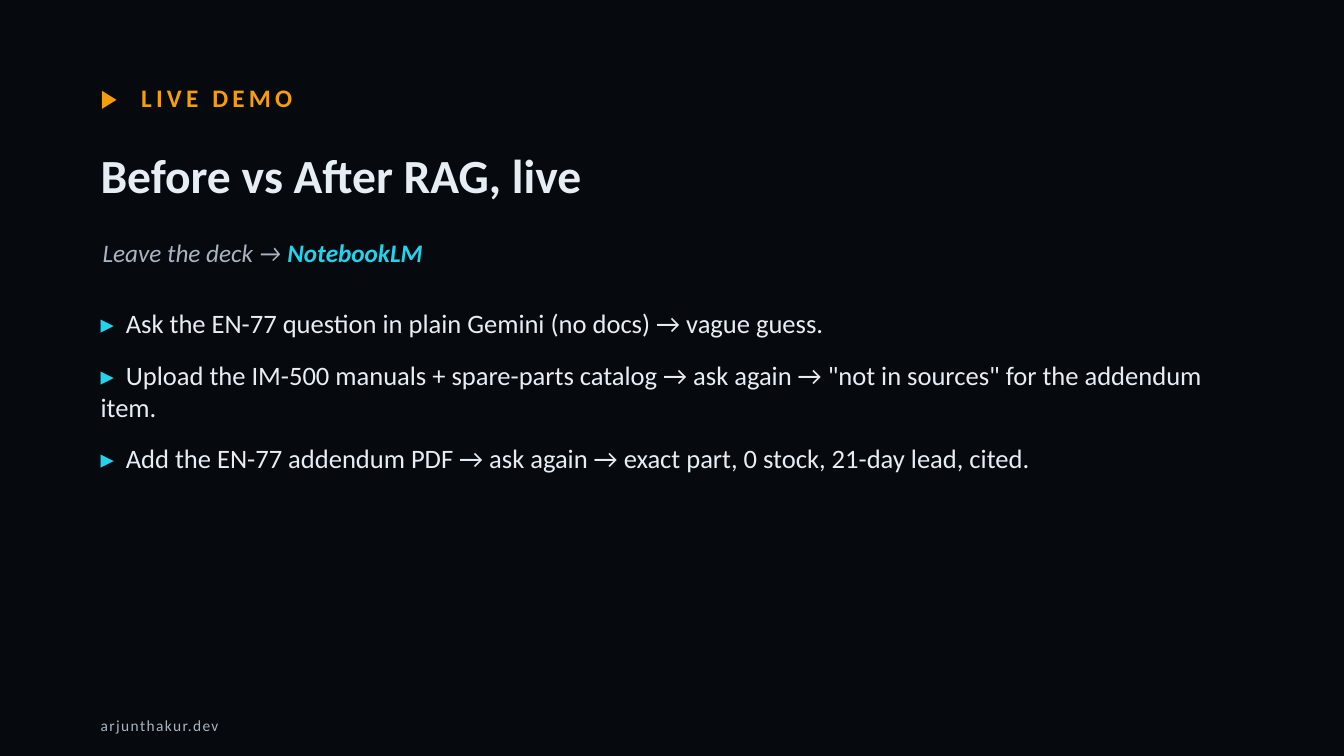
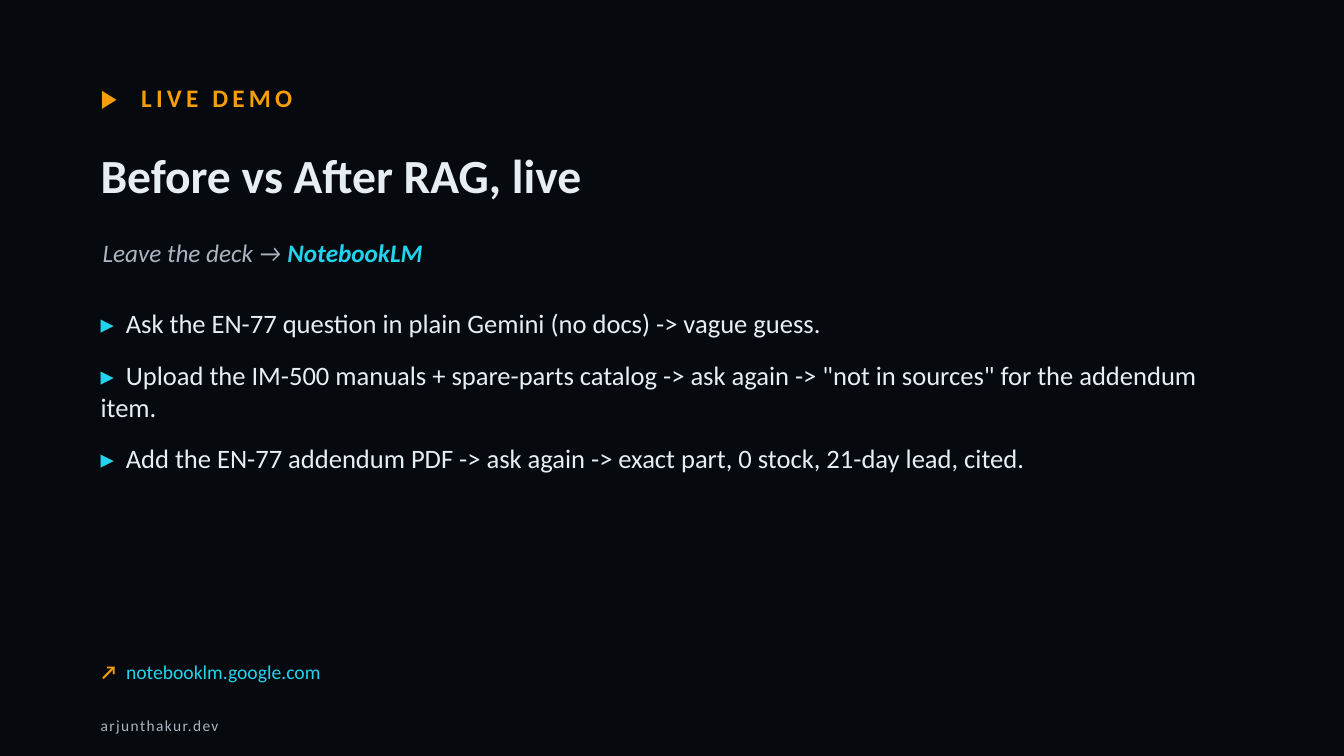
Before and after one commit to thakurarjun247/lgelectronics, a slide deck: slide 17 of LG-AI-Training-4hr.pptx (slide 16 before the commit). Drawn at 1344x756 pixels with LibreOffice and Linux fonts; fonts in the diff are those of the drawing. Boxes give left, top, right and bottom in pixels: in the first picture for what was removed or moved away, otherwise in the second. Text is boxed around its words. In the diff, an @@ line names an element or a change of style, - is before the commit and + after.

```diff
--- a/LG-AI-Training-4hr.pptx
+++ b/LG-AI-Training-4hr.pptx
@@ text at [101,313,1196,473]: text changed @@
-▸ Ask the EN-77 question in plain Gemini (no docs) → vague guess.
-▸ Upload the IM-500 manuals + spare-parts catalog → ask again → "not in sources" for the addendum item.
-▸ Add the EN-77 addendum PDF → ask again → exact part, 0 stock, 21-day lead, cited.
+▸ Ask the EN-77 question in plain Gemini (no docs) -> vague guess.
+▸ Upload the IM-500 manuals + spare-parts catalog -> ask again -> "not in sources" for the addendum item.
+▸ Add the EN-77 addendum PDF -> ask again -> exact part, 0 stock, 21-day lead, cited.
@@ text added at [126,665,320,683], 14 pt, text #22D3EE @@
+↗ notebooklm.google.com
```
Also in this commit, not shown: 25 other slides changed, 2 slides added, 1 slide removed, 2 other files.
